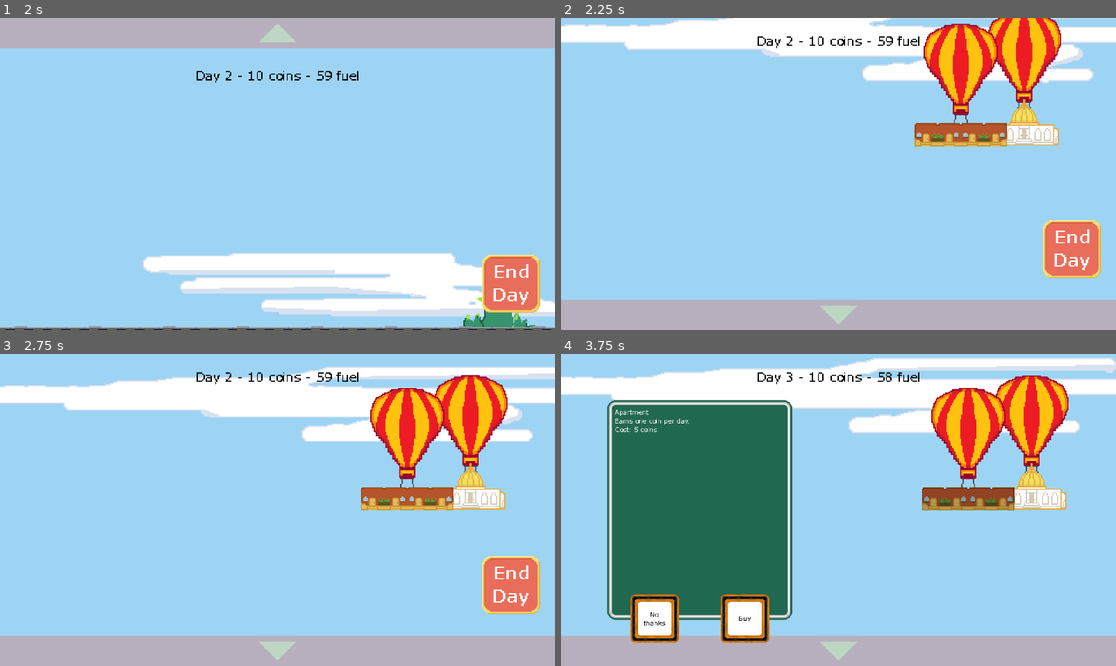
Above: before the commit, frames 1-4 (two rows, left to right).
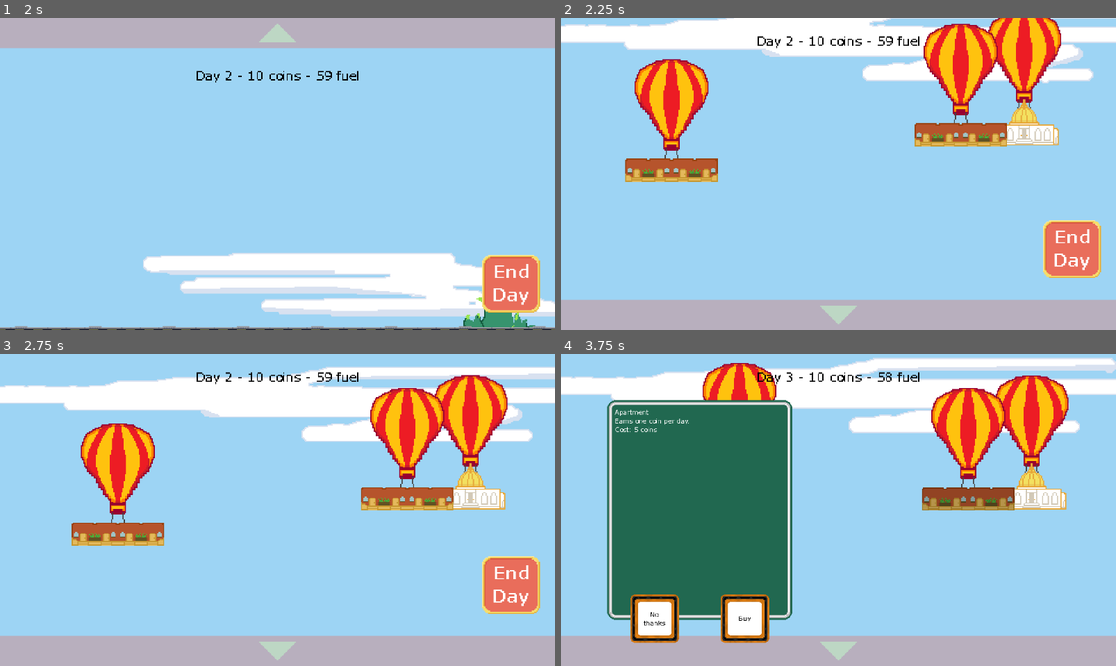
Above: after the commit, the same moments.

Repository: mondobe/TetraCity
Game: Godot game, scene res://scenes/main.tscn
Same seed, same stepped clock (60 frames per second), same inputs: the game is played once before the commit and once after it.
Inputs (mouse positions are in pixels of both pictures, inside the frame that each line leads up to):
- Up to frame 1 (2 s): click "Start" at 0.5 s; tap Enter (test_end_day) at 1.25 s; move the mouse to (399, 158) at 1.27 s; press the mouse at (399, 158) at 1.28 s; hold D (move_right) from 1.28 s (still down)
- Up to frame 2 (2.25 s): release D (move_right) at 2 s; release the mouse at (960, 158) at 2 s; click (838, 33) at 2 s
- Up to frame 3 (2.75 s): no input
- Up to frame 4 (3.75 s): move the mouse to (1032, 497) at 2.77 s; hold S (move_down) 2.78-3.53 s; tap Space (test_create_building) at 2.85 s; click (1032, 497) at 2.92 s; move the mouse to (966, 510) at 3.52 s; hold D (move_right) from 3.53 s (still down); tap Enter (test_end_day) at 3.6 s; click (966, 510) at 3.67 s

Frame 1 is identical in both runs. In frame 2, 3.9% of the frame differs, in the area x 11-29%, y 13-53%; in frame 3, 3.8%; in frame 4, 1.4%.

Commit message:
Refactor elements of new AI
Not sure entirely how I feel about it

Diff:
--- a/buildings/apartment.tres
+++ b/buildings/apartment.tres
@@ -19,4 +19,4 @@
 balloon_lifetime = 3
 probabilities = Array[float]([0.3, 0.19])
 starting_price = 5.0
-daily_increase = 0.5
+daily_increase = 0.05
--- a/buildings/cafe.tres
+++ b/buildings/cafe.tres
@@ -19,4 +19,4 @@
 balloon_lifetime = 2
 probabilities = Array[float]([0.1, 0.15])
 starting_price = 20.0
-daily_increase = 2.0
+daily_increase = 0.07
--- a/buildings/park.tres
+++ b/buildings/park.tres
@@ -18,4 +18,4 @@
 balloon_lifetime = 5
 probabilities = Array[float]([0.24, 0.18, 0.12])
 starting_price = 10.0
-daily_increase = 0.45
+daily_increase = 0.055
--- a/buildings/school.tres
+++ b/buildings/school.tres
@@ -19,4 +19,4 @@
 balloon_lifetime = 3
 probabilities = Array[float]([0.1, 0.15])
 starting_price = 15.0
-daily_increase = 0.9
+daily_increase = 0.04
--- a/buildings/solar_farm.tres
+++ b/buildings/solar_farm.tres
@@ -18,4 +18,4 @@
 balloon_lifetime = 1
 probabilities = Array[float]([0.12, 0.04, 0.0])
 starting_price = 50.0
-daily_increase = -0.3
+daily_increase = 0.06
--- a/scenes/gameplay/world.tscn
+++ b/scenes/gameplay/world.tscn
@@ -52,11 +52,31 @@
 [ext_resource type="Resource" uid="uid://du6t0xow0k5db" path="res://buildings/school.tres" id="32_dibiw"]
 [ext_resource type="Resource" uid="uid://x7obthv6pdcy" path="res://buildings/solar_farm.tres" id="33_uhqqw"]
 [ext_resource type="Resource" uid="uid://o4wnmgkxop7d" path="res://buildings/cafe.tres" id="34_6wwn0"]
+[ext_resource type="Script" path="res://scripts/systems/shop/weighted_random.gd" id="50_pn2c1"]
 
 [sub_resource type="LabelSettings" id="LabelSettings_7faob"]
 font = ExtResource("11_8u3tu")
 font_size = 11
 font_color = Color(0, 0, 0, 1)
+
+[sub_resource type="Resource" id="Resource_ukpd0"]
+script = ExtResource("50_pn2c1")
+choices = {
+"apartment": 100.0,
+"cafe": 30.0,
+"park": 50.0,
+"school": 40.0,
+"solar_farm": 20.0
+}
+
+[sub_resource type="Resource" id="Resource_fot5w"]
+script = ExtResource("50_pn2c1")
+choices = {
+0: 0.7,
+1: 1.0,
+2: 0.2,
+3: 0.05
+}
 
 [node name="World" type="Node2D"]
 
@@ -258,6 +278,15 @@
 _sky_view_controls = NodePath("../SkyViewControls")
 _world_stats = NodePath("../WorldStats")
 _blueprints = Array[Resource("res://scripts/systems/building_grid/building_blueprint.gd")]([ExtResource("28_hpkc4"), ExtResource("30_8p0k6"), ExtResource("29_paan3"), ExtResource("31_1hyee"), ExtResource("34_6wwn0"), ExtResource("32_dibiw"), ExtResource("33_uhqqw")])
+building_weights = SubResource("Resource_ukpd0")
+building_weight_factors = {
+"apartment": 0.8,
+"cafe": 0.6,
+"park": 0.65,
+"school": 0.8,
+"solar_farm": 0.2
+}
+spawn_weights = SubResource("Resource_fot5w")
 
 [node name="GridClickControls" type="Node" parent="." node_paths=PackedStringArray("building_grid", "moving_camera", "dialogue_box_spawner")]
 script = ExtResource("27_lq8jb")
--- a/scripts/environment/skyview_controls.gd
+++ b/scripts/environment/skyview_controls.gd
@@ -48,6 +48,7 @@
 	var balloon: Balloon = spawn_balloon_at(
 		Vector2(randf_range(-180, 180), randf_range(-350, -200)))
 	balloon.init_from_blueprint_variation(variation)
+	balloon.on_click.connect(func(): balloon_dialogue(balloon))
 	balloon.price = price
 	return balloon
 
@@ -96,6 +97,7 @@
 	_moving_camera.lock_to_camera_mode(MovingCamera.CameraMode.GROUND)
 	_building_grid.make_and_place(box.variation)
 	_balloon_spawn_ai.remove_balloon(box.balloon)
+	_balloon_spawn_ai.update_weights(box.variation.blueprint.resource_name)
 	box.queue_free()
 	end_day_button.show()
 	click_sfx.play()
--- a/scripts/systems/building_grid/building_blueprint.gd
+++ b/scripts/systems/building_grid/building_blueprint.gd
@@ -42,5 +42,5 @@
 ## The price of this building on the day on which it can first appear.
 @export var starting_price: float
 
-## The price increase of this building per day.
+## The price increase of this building per day, as a fraction of the current price.
 @export var daily_increase: float
--- a/scripts/systems/gameplay/balloon_spawn_ai.gd
+++ b/scripts/systems/gameplay/balloon_spawn_ai.gd
@@ -13,6 +13,15 @@
 
 @onready var balloons: Array[Balloon] = []
 
+## Random Sampling
+@export_category("Inverse Weighting")
+
+@export var building_weights: WeightedRandom
+
+@export var building_weight_factors: Dictionary
+
+@export var spawn_weights: WeightedRandom
+
 # Called when the node enters the scene tree for the first time.
 func _ready() -> void:
 	spawn("city_hall", 0)
@@ -20,6 +29,8 @@
 
 ## Called each day to spawn random NPCs.
 func on_new_day() -> void:
+	var day = _world_stats.day
+
 	for balloon in balloons:
 		balloon.lifetime -= 1
 		if balloon.lifetime <= 0:
@@ -31,8 +42,20 @@
 			return b.lifetime > 0
 	)
 
-	for blueprint: BuildingBlueprint in _blueprints:
-		test_blueprint(blueprint)
+	if day == 1:
+		return
+
+	if day == 50:
+		spawn("nuclear_reactor", 1000)
+
+	var spawn_count: int = spawn_weights.get_random()
+
+	for i in range(spawn_count):
+		var choice = choose_building()
+		var var_name: String = choice.variations.pick_random()
+		var price = get_price(day, choice)
+		spawn(var_name, price)
+		spawn_count -= 1
 
 func test_blueprint(blueprint: BuildingBlueprint) -> void:
 	var day = _world_stats.day
@@ -64,3 +87,22 @@
 func remove_balloon(balloon: Balloon) -> void:
 	balloon.queue_free()
 	balloons.erase(balloon)
+
+func choose_building() -> BuildingBlueprint:
+	var building = building_weights.get_random()
+	if building == "church":
+		return choose_building()
+	var blueprint: BuildingBlueprint = building_blueprint_from_name(building)
+	if blueprint.first_spawning_day > _world_stats.day:
+		return choose_building()
+	return blueprint
+
+func building_blueprint_from_name(name: String) -> BuildingBlueprint:
+	return load("res://buildings/%s.tres" % name)
+
+func update_weights(choice: String) -> void:
+	if building_weights.choices.has(choice):
+		building_weights.choices[choice] *= building_weight_factors[choice]
+
+func get_price(day: int, blueprint: BuildingBlueprint) -> float:
+	return blueprint.starting_price * pow(1 + blueprint.daily_increase, day - blueprint.first_spawning_day)
--- /dev/null
+++ b/scripts/systems/shop/weighted_random.gd
@@ -0,0 +1,21 @@
+class_name WeightedRandom
+extends Resource
+
+@export var choices: Dictionary
+
+func put_choice(choice: Variant, weight: float) -> void:
+	choices[choice] = weight
+
+func spin() -> float:
+	var total_weight: float = choices.values().reduce(func(l, r): return l + r, 0)
+	var rng = RandomNumberGenerator.new()
+	return rng.randf_range(0, total_weight)
+
+func get_random() -> Variant:
+	var start_weight: float = spin()
+	for choice in choices.keys():
+		var weight: float = choices[choice]
+		if start_weight <= weight:
+			return choice
+		start_weight -= weight
+	return "This isn't supposed to happen!!"
Not shown: 1 places in scenes/gameplay/world.tscn that only renumber resources
